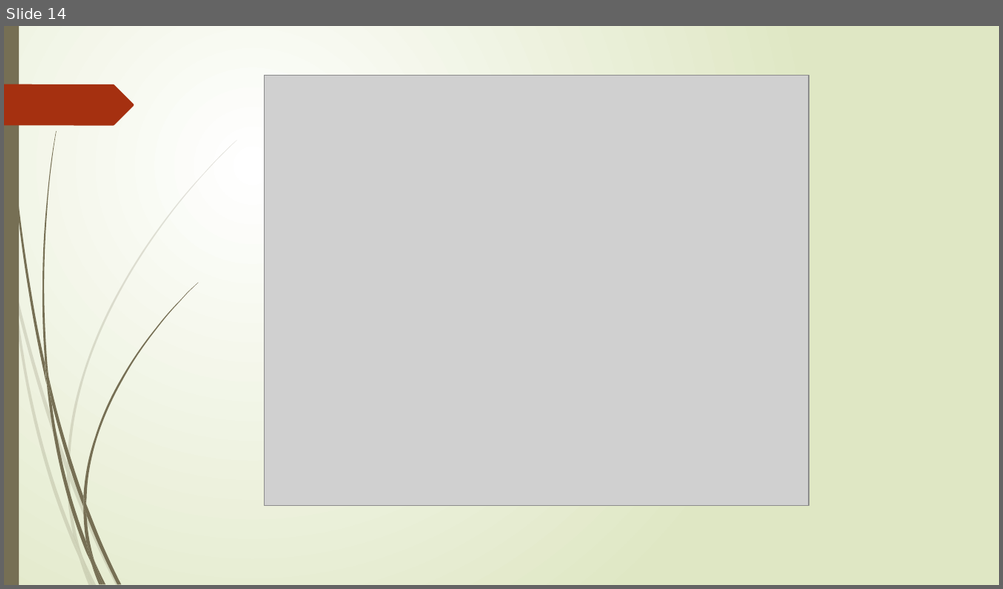
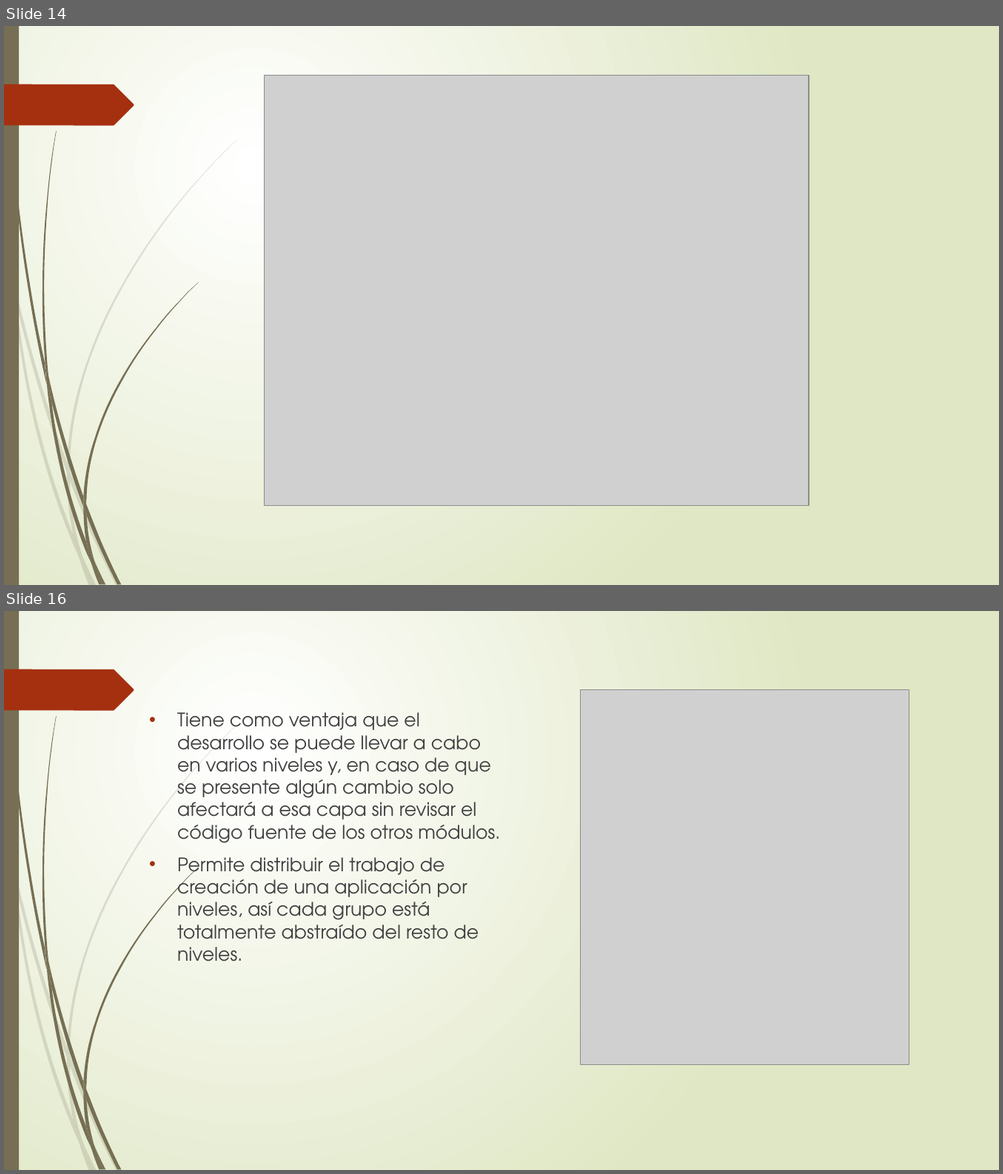
Before and after one commit to andreshiguitaperez/The-diVines, a slide deck: Documentos/RNF.pptx. Shown one above the other, each under a label of ours: slide 14 before the commit, slides 14 and 16 after it; the slides between them are not shown. The pictures are 1003x589 and 1003x1174 pixels, drawn with LibreOffice and Linux fonts; fonts in the diff are those of the drawing; grey boxes stand for pictures. Boxes give left, top, right and bottom in pixels: in the first picture for what was removed or moved away, otherwise in the second. Text is boxed around its words. In the diff, an @@ line names an element or a change of style, - is before the commit and + after.

```diff
--- a/Documentos/RNF.pptx
+++ b/Documentos/RNF.pptx
@@ slide 16 added at <box>4,611,999,1170</box>, background gradient #FFFFFF to #DFE8C4; not listed: 24 template elements that a slide beside it also shows @@
@@ picture added at <box>580,690,910,1065</box> @@
@@ text added at <box>177,712,500,962</box>, 18 pt, text #404040 @@
+• Tiene como ventaja que el desarrollo se puede llevar a cabo en varios niveles y, en caso de que se presente algún cambio solo afectará a esa capa sin revisar el código fuente de los otros módulos.
+• Permite distribuir el trabajo de creación de una aplicación por niveles, así cada grupo está totalmente abstraído del resto de niveles.
```
Also in this commit, not shown: 1 other slide added.
